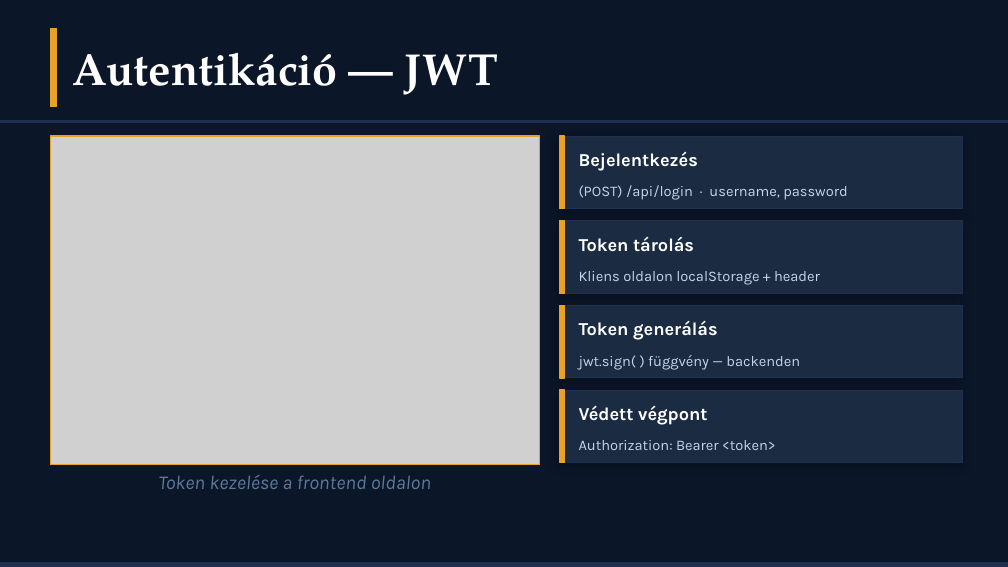
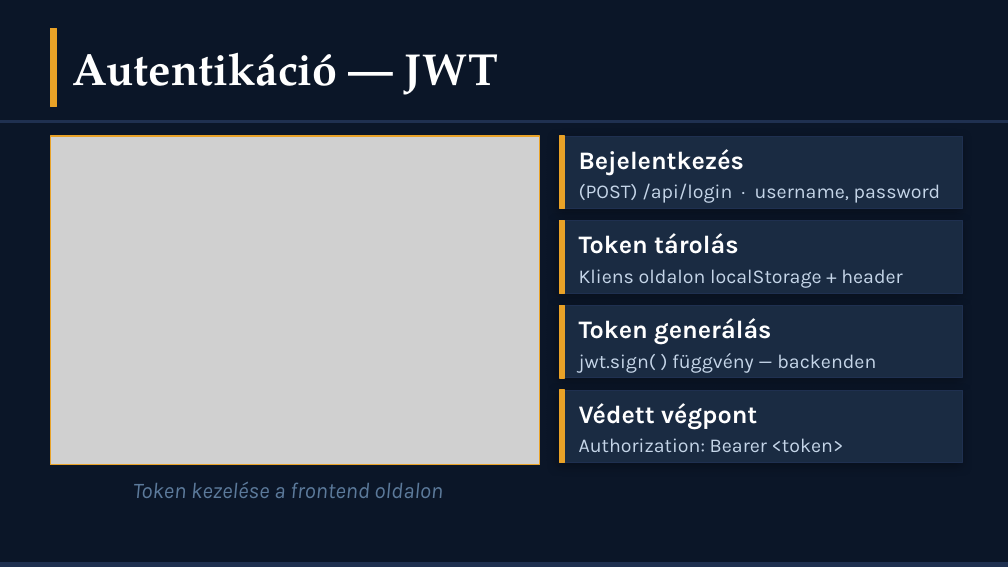
Before and after one commit to hihi-dotcom/CrossCountryBuilds_Webshop, a slide deck: slide 6 of doc/CrossCountryWebshop_Premium (1).pptx. Drawn at 1008x567 pixels with LibreOffice and Linux fonts; fonts in the diff are those of the drawing; grey boxes stand for pictures. Boxes give left, top, right and bottom in pixels: in the first picture for what was removed or moved away, otherwise in the second. Text is boxed around its words. In the diff, an @@ line names an element or a change of style, - is before the commit and + after.

```diff
--- a/doc/CrossCountryWebshop_Premium (1).pptx
+++ b/doc/CrossCountryWebshop_Premium (1).pptx
@@ size 13 to 18 pt in 4 elements at <box>579,149,744,175</box>, <box>579,233,738,254</box>, <box>579,318,771,345</box>, <box>579,403,757,429</box> @@
@@ size 10.5 to 14 pt in 4 elements at <box>579,183,941,203</box>, <box>579,269,902,288</box>, <box>579,353,876,373</box>, <box>579,438,844,452</box> @@
@@ text "Token kezelése a frontend oldalon": place and size @@
-text "Token kezelése a frontend oldalon" at <box>158,475,431,489</box>
+text "Token kezelése a frontend oldalon" at <box>133,482,443,498</box>
@@ text "Token kezelése a frontend oldalon" at <box>133,482,443,498</box>: size 14 to 16 pt @@
```
Also in this commit, not shown: 10 other slides changed, 1 slide added, 1 slide removed.
